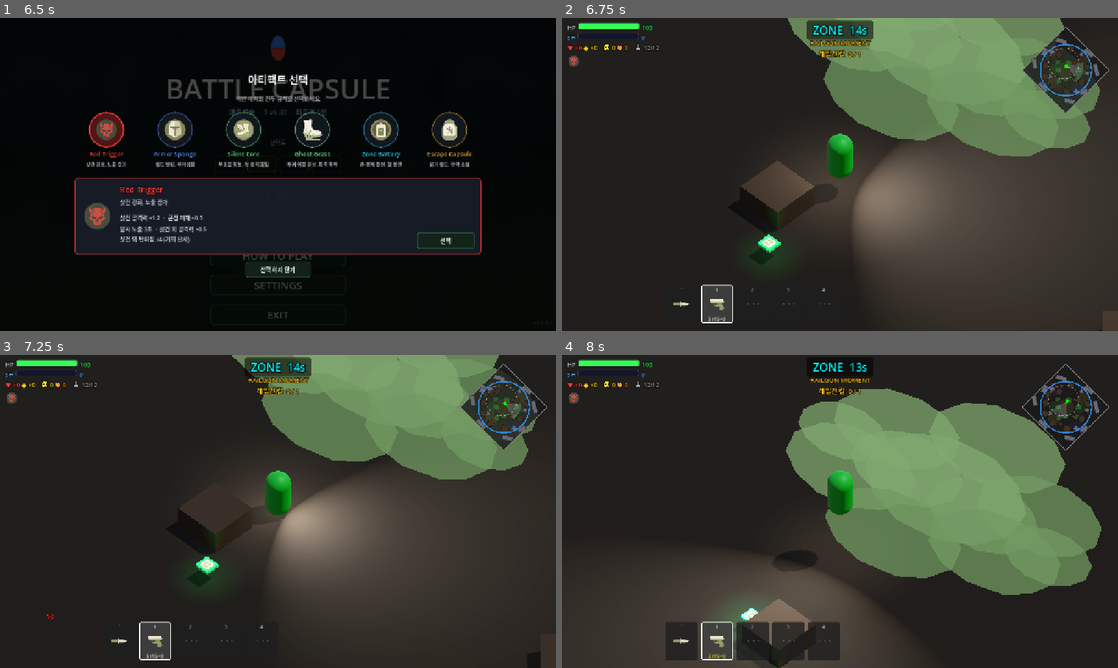
Above: before the commit, frames 1-4 (two rows, left to right).
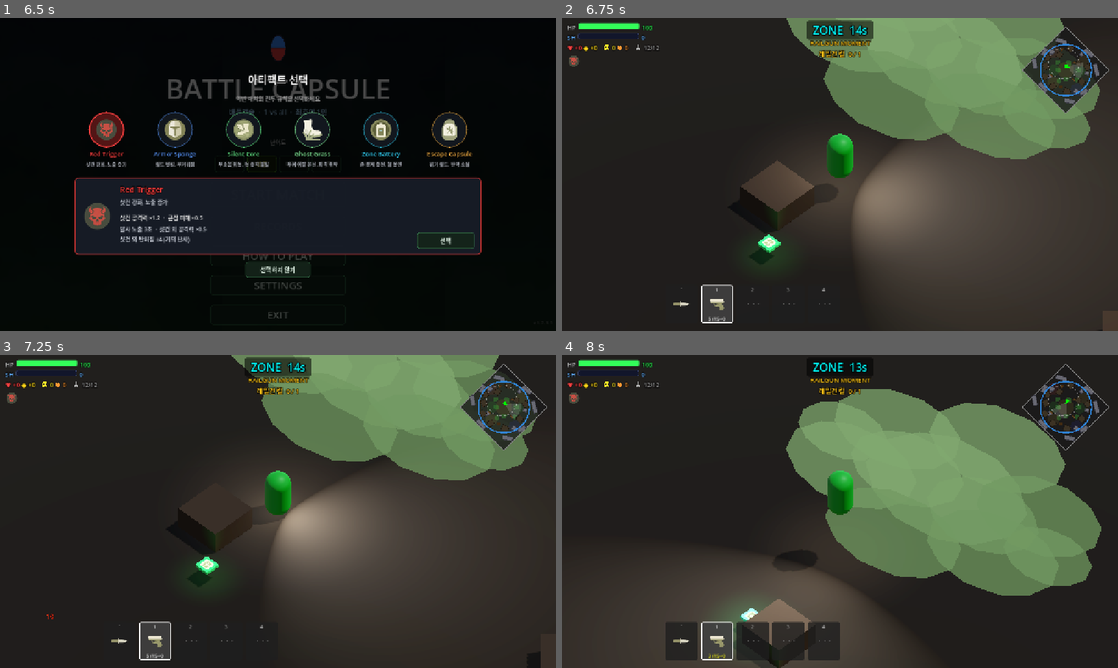
Above: after the commit, the same moments.

Repository: Kyulhee/battle-capsule
Game: Godot game, scene res://src/Main.tscn
Same seed, same stepped clock (60 frames per second), same inputs: the game is played once before the commit and once after it.
Inputs (mouse positions are in pixels of both pictures, inside the frame that each line leads up to):
- Up to frame 1 (6.5 s): click "START MATCH" at 0.5 s; click "START MATCH" at 1.25 s; click "SETTINGS" at 2 s; click "쉬움" at 2.75 s; click "보통" at 3.5 s; click "어려움" at 4.25 s; click "지옥" at 5 s; click "RECORDS" at 5.75 s
- Up to frame 2 (6.75 s): click "선택" at 6.5 s
- Up to frame 3 (7.25 s): no input
- Up to frame 4 (8 s): tap Enter at 7.25 s; move the mouse to (812, 574) at 7.27 s; press the mouse at (812, 574) at 7.28 s; hold W (ui_up) from 7.28 s (still down); tap Space at 7.52 s

Frame 1 is identical in both runs. In frame 2, 0.4% of the frame differs, in the area x 40-88%, y 0-46%; in frame 3, 0.2%; in frame 4, 0.3%.

Commit message:
refactor: extract settings manager

Diff:
--- a/src/Main.gd
+++ b/src/Main.gd
@@ -86,6 +86,7 @@
 const PressureEffectApplierScript = preload("res://src/systems/match/PressureEffectApplier.gd")
 const RecordsPanelBuilderScript = preload("res://src/ui/RecordsPanelBuilder.gd")
 const ResultPanelBuilderScript = preload("res://src/ui/panels/ResultPanelBuilder.gd")
+const SettingsManagerScript = preload("res://src/core/SettingsManager.gd")
 const SettingsPanelBuilderScript = preload("res://src/ui/SettingsPanelBuilder.gd")
 const SupplyDropControllerScript = preload("res://src/systems/loot/SupplyDropController.gd")
 const WorldPresentationBuilderScript = preload("res://src/ui/WorldPresentationBuilder.gd")
@@ -110,6 +111,7 @@
 var supply_controller = null
 var hell_events = null
 var menu_controller = null
+var settings_manager = null
 
 # Dynamic Supply
 var supply_telegraphed: bool = false
@@ -143,7 +145,9 @@
 	debug_flags.load_from_cmdline(OS.get_cmdline_user_args())
 	if debug_flags.enabled:
 		print("[DEBUG] Flags: %s" % debug_flags.describe())
-	_load_settings()
+	settings_manager = SettingsManagerScript.new()
+	settings_manager.load_or_default()
+	settings_manager.apply_current()
 	# Check for autostart
 	var autostart_requested = false
 	for arg in OS.get_cmdline_user_args():
@@ -1162,25 +1166,14 @@
 
 # ─── SETTINGS ────────────────────────────────────────────────────────────────
 
-func _load_settings():
-	var cfg = ConfigFile.new()
-	if cfg.load("user://settings.cfg") != OK: return
-	var vol: float = cfg.get_value("audio", "master_volume", 1.0)
-	AudioServer.set_bus_volume_db(0, linear_to_db(vol))
-	if cfg.get_value("display", "fullscreen", false):
-		DisplayServer.window_set_mode(DisplayServer.WINDOW_MODE_FULLSCREEN)
-
-func _save_settings(vol_linear: float, fullscreen: bool):
-	var cfg = ConfigFile.new()
-	cfg.set_value("audio", "master_volume", vol_linear)
-	cfg.set_value("display", "fullscreen", fullscreen)
-	cfg.save("user://settings.cfg")
-
 func _on_settings_pressed():
+	if settings_manager == null:
+		settings_manager = SettingsManagerScript.new()
+		settings_manager.sync_from_runtime()
 	SettingsPanelBuilderScript.show(
 		$CanvasLayer/Control,
-		db_to_linear(AudioServer.get_bus_volume_db(0)),
-		DisplayServer.window_get_mode() == DisplayServer.WINDOW_MODE_FULLSCREEN,
+		settings_manager.current_volume(),
+		settings_manager.is_fullscreen(),
 		Callable(self, "_on_settings_volume_changed"),
 		Callable(self, "_toggle_fullscreen_setting"),
 		Callable(self, "_on_settings_closed"),
@@ -1188,18 +1181,16 @@
 	)
 
 func _on_settings_volume_changed(vol_linear: float):
-	AudioServer.set_bus_volume_db(0, linear_to_db(vol_linear))
+	if settings_manager:
+		settings_manager.set_volume(vol_linear)
 
 func _toggle_fullscreen_setting() -> bool:
-	var new_fullscreen = not (DisplayServer.window_get_mode() == DisplayServer.WINDOW_MODE_FULLSCREEN)
-	if new_fullscreen:
-		DisplayServer.window_set_mode(DisplayServer.WINDOW_MODE_FULLSCREEN)
-	else:
-		DisplayServer.window_set_mode(DisplayServer.WINDOW_MODE_WINDOWED)
-	return new_fullscreen
+	return settings_manager.toggle_fullscreen() if settings_manager else false
 
 func _on_settings_closed(vol_linear: float):
-	_save_settings(vol_linear, DisplayServer.window_get_mode() == DisplayServer.WINDOW_MODE_FULLSCREEN)
+	if settings_manager:
+		settings_manager.set_volume(vol_linear, false)
+		settings_manager.save()
 
 func _show_event_text(msg: String, col: Color):
 	EventTextBuilderScript.show($CanvasLayer/Control, msg, col)
--- /dev/null
+++ b/src/core/SettingsManager.gd
@@ -0,0 +1,83 @@
+class_name SettingsManager
+extends RefCounted
+
+
+const DEFAULT_PATH := "user://settings.cfg"
+const AUDIO_SECTION := "audio"
+const DISPLAY_SECTION := "display"
+const MASTER_VOLUME_KEY := "master_volume"
+const FULLSCREEN_KEY := "fullscreen"
+
+
+var settings_path: String = DEFAULT_PATH
+var _volume_linear: float = 1.0
+var _fullscreen: bool = false
+
+
+func load_or_default(path: String = DEFAULT_PATH) -> bool:
+	settings_path = path
+	sync_from_runtime()
+	var cfg := ConfigFile.new()
+	if cfg.load(settings_path) != OK:
+		return false
+	_volume_linear = _sanitize_volume(float(cfg.get_value(AUDIO_SECTION, MASTER_VOLUME_KEY, _volume_linear)))
+	_fullscreen = bool(cfg.get_value(DISPLAY_SECTION, FULLSCREEN_KEY, _fullscreen))
+	return true
+
+
+func sync_from_runtime() -> void:
+	_volume_linear = _sanitize_volume(db_to_linear(AudioServer.get_bus_volume_db(0)))
+	_fullscreen = DisplayServer.window_get_mode() == DisplayServer.WINDOW_MODE_FULLSCREEN
+
+
+func apply_current() -> void:
+	apply_volume()
+	apply_fullscreen()
+
+
+func apply_volume() -> void:
+	AudioServer.set_bus_volume_db(0, linear_to_db(_volume_linear))
+
+
+func apply_fullscreen() -> void:
+	if _fullscreen:
+		DisplayServer.window_set_mode(DisplayServer.WINDOW_MODE_FULLSCREEN)
+	else:
+		DisplayServer.window_set_mode(DisplayServer.WINDOW_MODE_WINDOWED)
+
+
+func save(path: String = "") -> int:
+	var target_path := settings_path if path.strip_edges().is_empty() else path
+	var cfg := ConfigFile.new()
+	cfg.set_value(AUDIO_SECTION, MASTER_VOLUME_KEY, _volume_linear)
+	cfg.set_value(DISPLAY_SECTION, FULLSCREEN_KEY, _fullscreen)
+	return cfg.save(target_path)
+
+
+func current_volume() -> float:
+	return _volume_linear
+
+
+func is_fullscreen() -> bool:
+	return _fullscreen
+
+
+func set_volume(value: float, apply_now: bool = true) -> void:
+	_volume_linear = _sanitize_volume(value)
+	if apply_now:
+		apply_volume()
+
+
+func set_fullscreen(enabled: bool, apply_now: bool = true) -> void:
+	_fullscreen = enabled
+	if apply_now:
+		apply_fullscreen()
+
+
+func toggle_fullscreen(apply_now: bool = true) -> bool:
+	set_fullscreen(not _fullscreen, apply_now)
+	return _fullscreen
+
+
+static func _sanitize_volume(value: float) -> float:
+	return clampf(value, 0.0, 1.0)
--- /dev/null
+++ b/tools/verify_settings_manager.gd
@@ -0,0 +1,59 @@
+extends SceneTree
+
+
+const TEST_PATH := "user://verify_settings_manager.cfg"
+
+
+func _init():
+	var settings_script = load("res://src/core/SettingsManager.gd")
+	var manager = settings_script.new()
+
+	manager.set_volume(2.0, false)
+	if not is_equal_approx(manager.current_volume(), 1.0):
+		_fail("SettingsManager did not clamp high volume.")
+		return
+	manager.set_volume(-0.25, false)
+	if not is_equal_approx(manager.current_volume(), 0.0):
+		_fail("SettingsManager did not clamp low volume.")
+		return
+
+	manager.set_volume(0.42, false)
+	manager.set_fullscreen(true, false)
+	if manager.save(TEST_PATH) != OK:
+		_fail("SettingsManager could not save test settings.")
+		return
+
+	var loaded = settings_script.new()
+	if not loaded.load_or_default(TEST_PATH):
+		_fail("SettingsManager could not load saved test settings.")
+		return
+	if absf(loaded.current_volume() - 0.42) > 0.001:
+		_fail("SettingsManager loaded incorrect volume: %.3f." % loaded.current_volume())
+		return
+	if not loaded.is_fullscreen():
+		_fail("SettingsManager loaded incorrect fullscreen state.")
+		return
+
+	loaded.toggle_fullscreen(false)
+	if loaded.is_fullscreen():
+		_fail("SettingsManager toggle_fullscreen(false) did not update state.")
+		return
+
+	var missing = settings_script.new()
+	if missing.load_or_default("user://settings_manager_missing_probe.cfg"):
+		_fail("SettingsManager reported missing settings as loaded.")
+		return
+	if missing.current_volume() < 0.0 or missing.current_volume() > 1.0:
+		_fail("SettingsManager missing-file fallback volume is out of range.")
+		return
+
+	print("SettingsManager smoke passed: volume=%.2f fullscreen=%s." % [
+		loaded.current_volume(),
+		str(loaded.is_fullscreen()),
+	])
+	quit(0)
+
+
+func _fail(message: String) -> void:
+	push_error(message)
+	quit(1)
Not shown, changed: docs/ARCHITECTURE.md
Not shown, changed: docs/DEVLOG.md
Not shown, changed: docs/HANDOFF.md
Not shown, changed: docs/IMPACT_MAP.md
Not shown, changed: docs/MASTERPLAN.md
Not shown, changed: docs/TESTING.md
Not shown, changed: docs/devlog/v2.0.md
